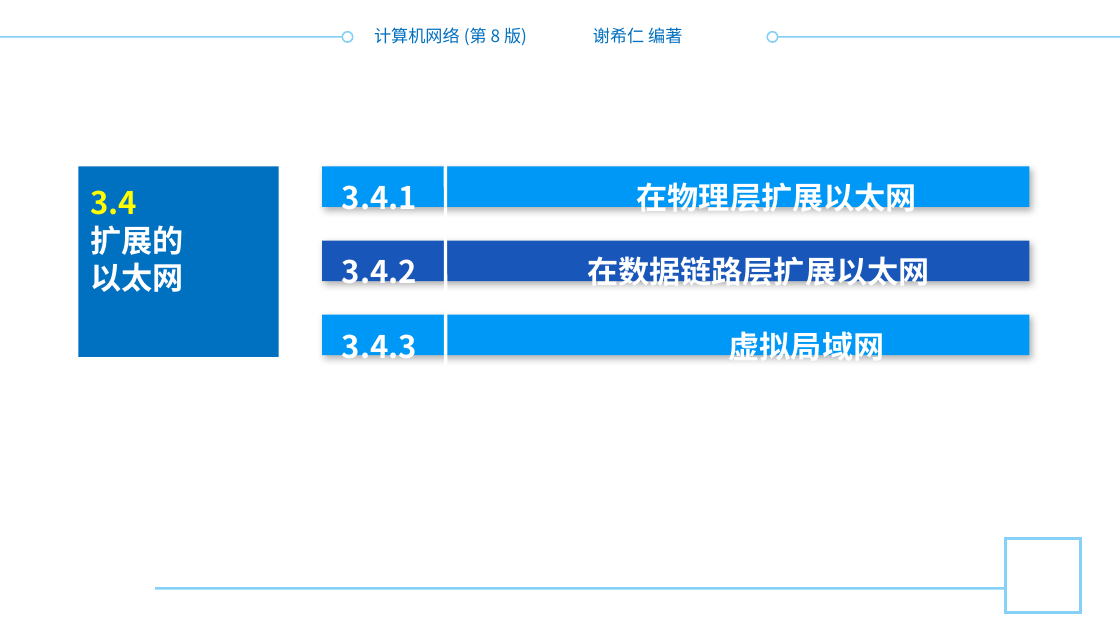
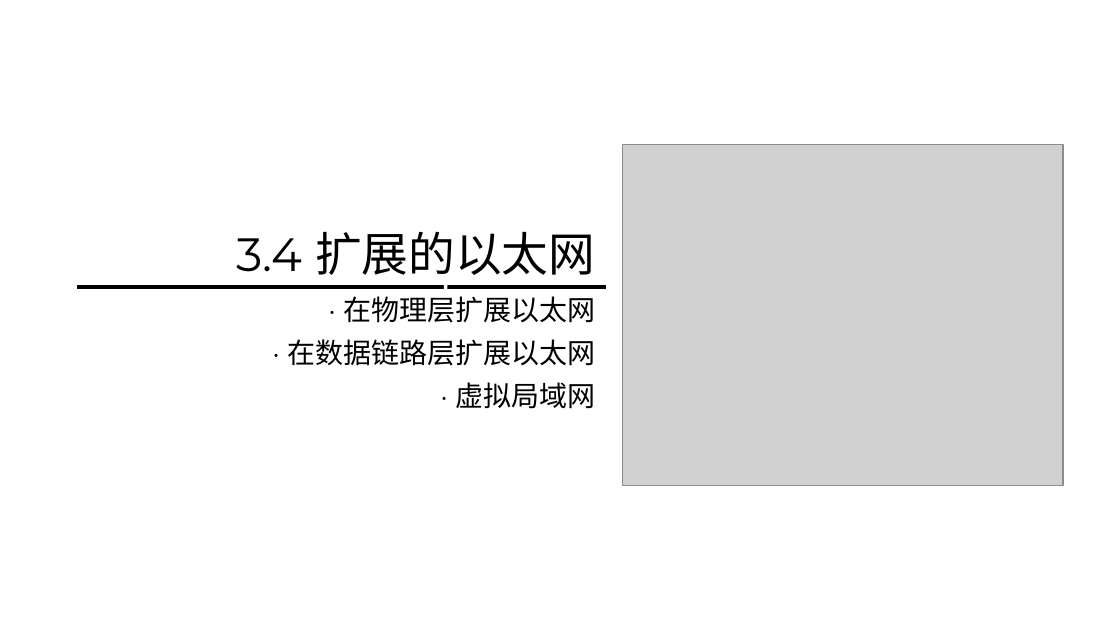
Before and after one commit to glplaman/glplaman.github.io, a slide deck: slide 94 of network/ppt/chap3.pptx. Drawn at 1120x630 pixels with LibreOffice and Linux fonts; fonts in the diff are those of the drawing; grey boxes stand for pictures; background and template pictures are left out. Boxes give left, top, right and bottom in pixels: in the first picture for what was removed or moved away, otherwise in the second. Text is boxed around its words. In the diff, an @@ line names an element or a change of style, - is before the commit and + after.

```diff
--- a/network/ppt/chap3.pptx
+++ b/network/ppt/chap3.pptx
@@ rectangle added at (0, 0, 1120, 68), fill #FFFFFF @@
@@ text removed at (374, 27, 527, 46) @@
-计算机网络 (第 8 版)
@@ text removed at (593, 27, 682, 44) @@
-谢希仁 编著
@@ line (0, 37) - (353, 37): stroke #84CFF5 1 pt to #7F131F 1 pt @@
@@ ellipse removed at (343, 31, 353, 41) @@
@@ line (767, 37) - (1120, 37): stroke #84CFF5 1 pt to #7F131F 1 pt @@
@@ ellipse removed at (767, 31, 777, 41) @@
@@ picture added at (622, 144, 1063, 486) @@
@@ rectangle removed at (78, 167, 279, 357) @@
@@ rectangle removed at (323, 167, 1030, 207) @@
@@ title "3.4 扩展的以太网" at (236, 231, 595, 275): vertical alignment top to middle @@
@@ title at (236, 231, 595, 275): text changed; size 20 to 30 pt; font Noto Sans CJK SC to Montserrat; text colour #FFFFFF to #000000; bold off @@
-3.4
-扩展的
-以太网
+3.4 扩展的以太网
@@ rectangle removed at (323, 241, 1030, 281) @@
@@ line added from (77, 287) to (606, 287), #000000 2.5 pt @@
@@ text at (287, 296, 595, 409): text changed; size 20 to 18 pt; font Noto Sans CJK SC to Montserrat; text colour #FFFFFF to #000000; bold off @@
-3.4.1 在物理层扩展以太网
-3.4.2 在数据链路层扩展以太网
-3.4.3 虚拟局域网
+· 在物理层扩展以太网
+· 在数据链路层扩展以太网
+· 虚拟局域网
@@ rectangle removed at (323, 315, 1030, 355) @@
@@ rectangle added at (0, 516, 1120, 630), fill #FFFFFF @@
@@ rectangle removed at (1006, 539, 1081, 614) @@
@@ line removed from (156, 588) to (1006, 588) @@
```
Also in this commit, not shown: 148 other slides changed, 2 slides added, 2 slides removed, 9 other files.
